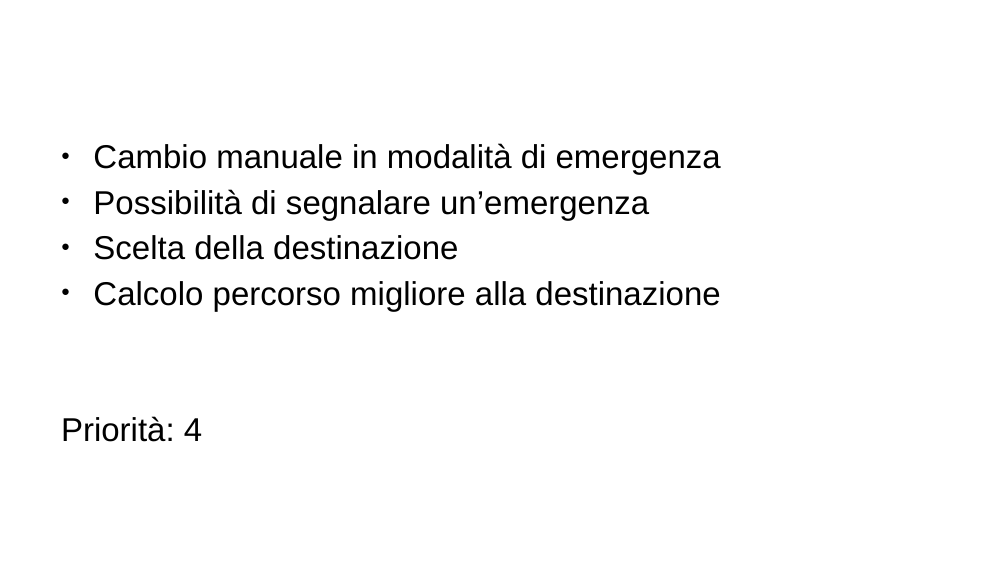
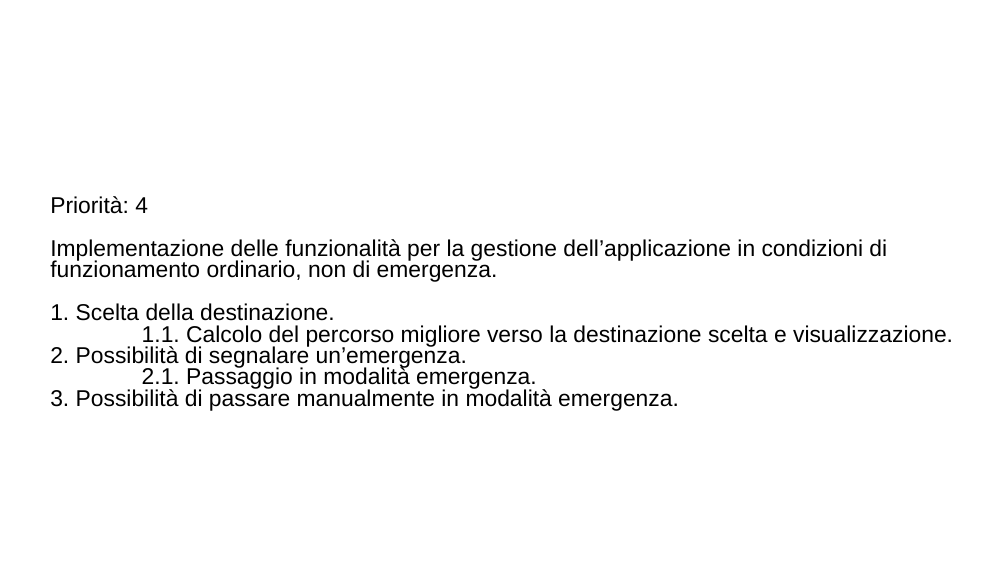
Before and after one commit to ecorradini/ProgettoIDS, a slide deck: slide 5 of AnalisiRequisiti/UserStories.ppt (slide 4 before the commit). Drawn at 1008x567 pixels with LibreOffice and Linux fonts; fonts in the diff are those of the drawing; background and template pictures are left out. Boxes give left, top, right and bottom in pixels: in the first picture for what was removed or moved away, otherwise in the second. Text is boxed around its words. In the diff, an @@ line names an element or a change of style, - is before the commit and + after.

Commit message:
task gestione utente e commenti gestione ordinaria

```diff
--- a/AnalisiRequisiti/UserStories.ppt
+++ b/AnalisiRequisiti/UserStories.ppt
@@ subtitle "Priorità: 4" at <box>50,196,953,411</box>: vertical alignment top to middle @@
@@ subtitle at <box>93,143,721,311</box>: paragraphs removed @@
-● Cambio manuale in modalità di emergenza
-● Possibilità di segnalare un’emergenza
-● Scelta della destinazione
-● Calcolo percorso migliore alla destinazione
@@ subtitle at <box>50,196,148,214</box>: size 26 to 18 pt in "Priorità: 4"; indent changed; less space between paragraphs @@
@@ subtitle at <box>50,239,953,411</box>: paragraphs added @@
+Implementazione delle funzionalità per la gestione dell’applicazione in condizioni di funzionamento ordinario, non di emergenza.
+1. Scelta della destinazione.
+1.1. Calcolo del percorso migliore verso la destinazione scelta e visualizzazione.
+2. Possibilità di segnalare un’emergenza.
+2.1. Passaggio in modalità emergenza.
+3. Possibilità di passare manualmente in modalità emergenza.
```
Also in this commit, not shown: 3 other slides changed, 1 slide added, 6 other files.
